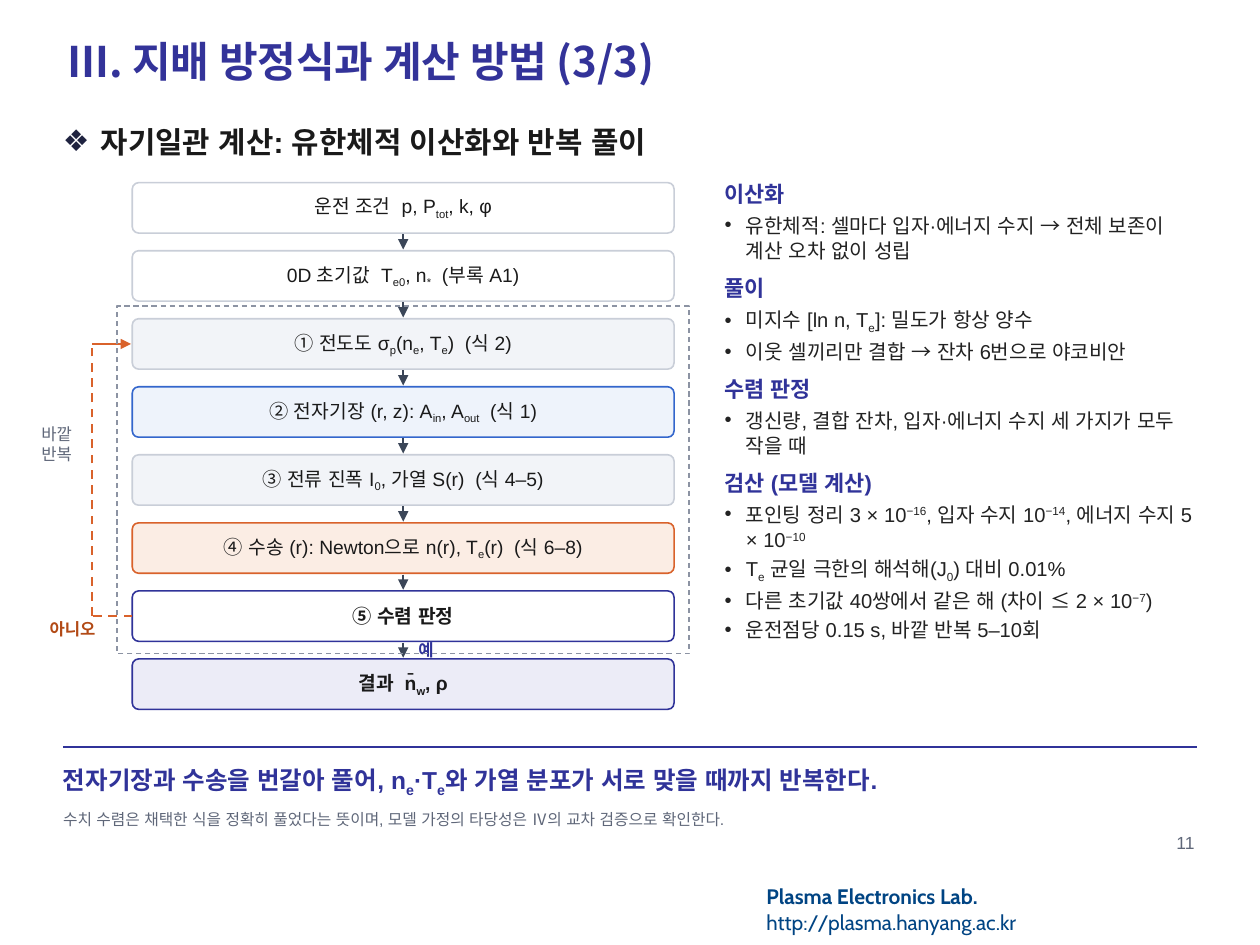
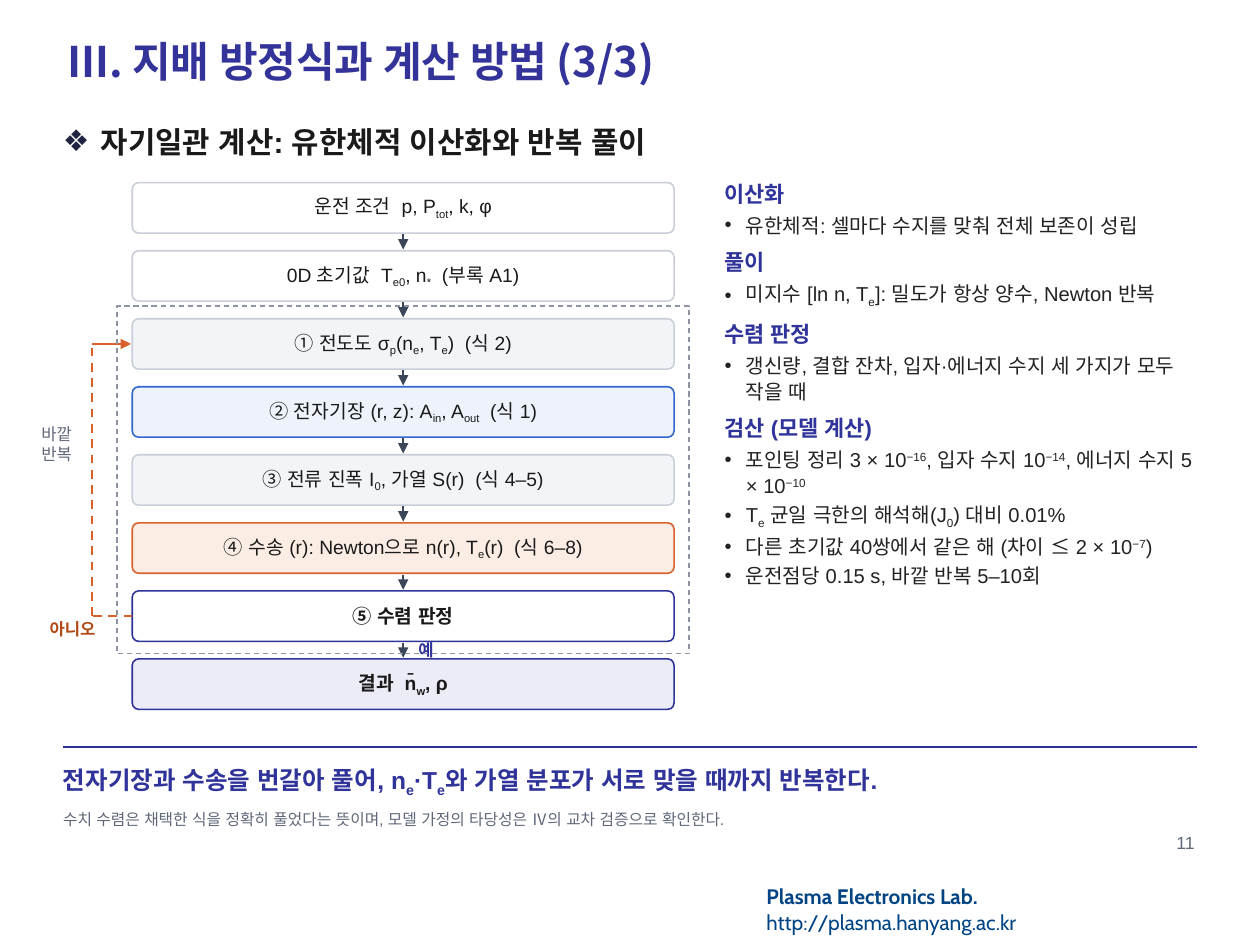
Before and after one commit to garlicjam-pyo/plasma, a slide deck: slide 11 of presentations/1차발표_피드백반영판.pptx. Drawn at 1260x945 pixels with LibreOffice and Linux fonts; fonts in the diff are those of the drawing; background and template pictures are left out. Boxes give left, top, right and bottom in pixels: in the first picture for what was removed or moved away, otherwise in the second. Text is boxed around its words. In the diff, an @@ line names an element or a change of style, - is before the commit and + after.

```diff
--- a/presentations/1차발표_피드백반영판.pptx
+++ b/presentations/1차발표_피드백반영판.pptx
@@ text at bbox=[746, 216, 1138, 235]: text changed @@
-• 유한체적: 셀마다 입자·에너지 수지 → 전체 보존이 계산 오차 없이 성립
+• 유한체적: 셀마다 수지를 맞춰 전체 보존이 성립
@@ text at bbox=[746, 284, 1155, 306]: text changed @@
-• 미지수 [ln n, Te]: 밀도가 항상 양수
-• 이웃 셀끼리만 결합 → 잔차 6번으로 야코비안
+• 미지수 [ln n, Te]: 밀도가 항상 양수, Newton 반복
```
Also in this commit, not shown: 13 other slides changed, 10 other files.
